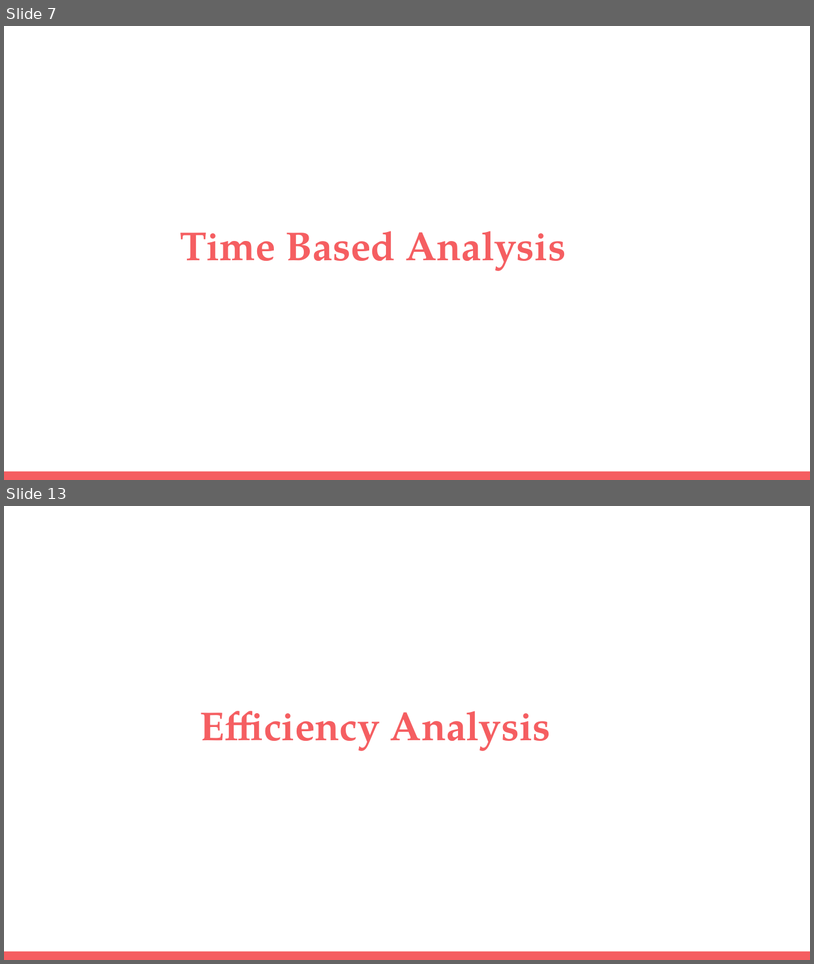
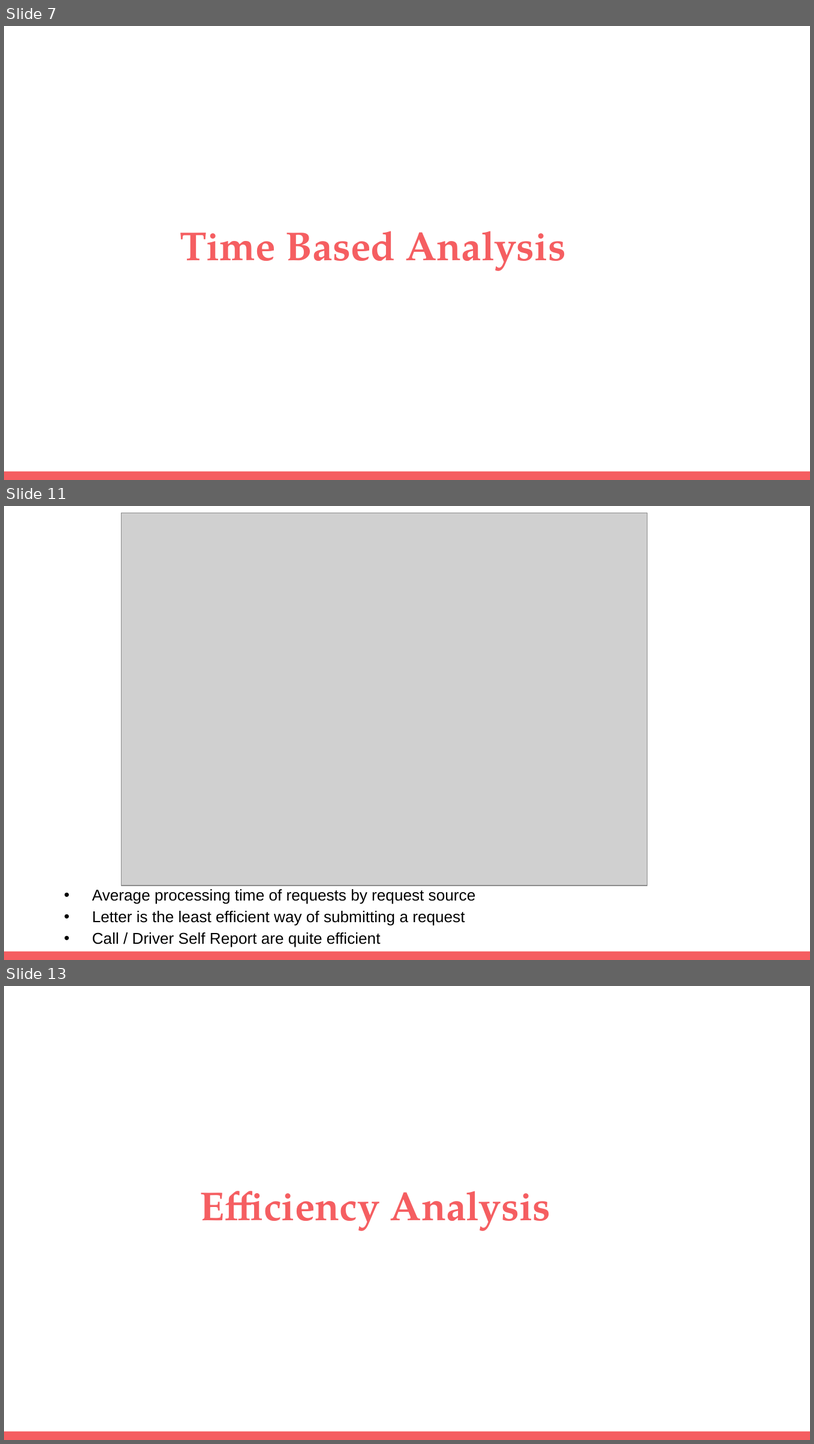
Before and after one commit to yudong-94/City-of-LA-311-Call-Center-Data-Analysis, a slide deck: DSO 545 Final Project Presentation_group 6.pptx. Shown one above the other, each under a label of ours: slides 7 and 13 before the commit, slides 7, 11 and 13 after it; the slides between them are not shown. The pictures are 814x964 and 814x1444 pixels, drawn with LibreOffice and Linux fonts; fonts in the diff are those of the drawing; grey boxes stand for pictures. Boxes give left, top, right and bottom in pixels: in the first picture for what was removed or moved away, otherwise in the second. Text is boxed around its words. In the diff, an @@ line names an element or a change of style, - is before the commit and + after.

```diff
--- a/DSO 545 Final Project Presentation_group 6.pptx
+++ b/DSO 545 Final Project Presentation_group 6.pptx
@@ slide 11 added at (4, 506, 810, 960), background #FFFFFF; not listed: 1 template element that a slide beside it also shows @@
@@ picture added at (121, 513, 647, 885) @@
@@ text added at (92, 889, 476, 947), 14 pt, text #000000 @@
+• Average processing time of requests by request source
+• Letter is the least efficient way of submitting a request
+• Call / Driver Self Report are quite efficient
```
Also in this commit, not shown: 6 slides changed, 1 slide removed.
